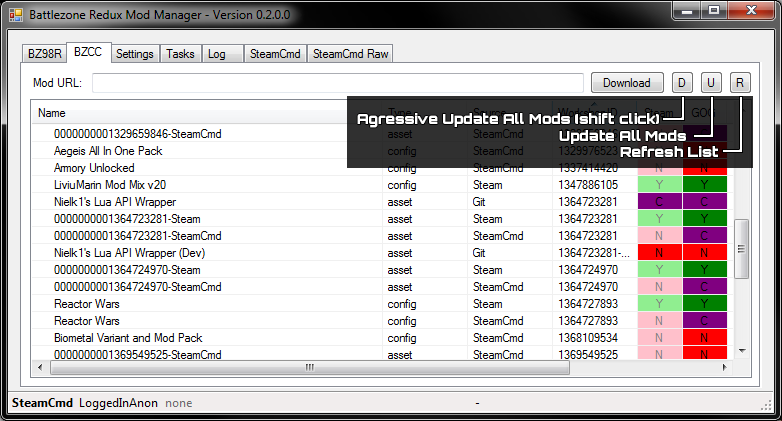
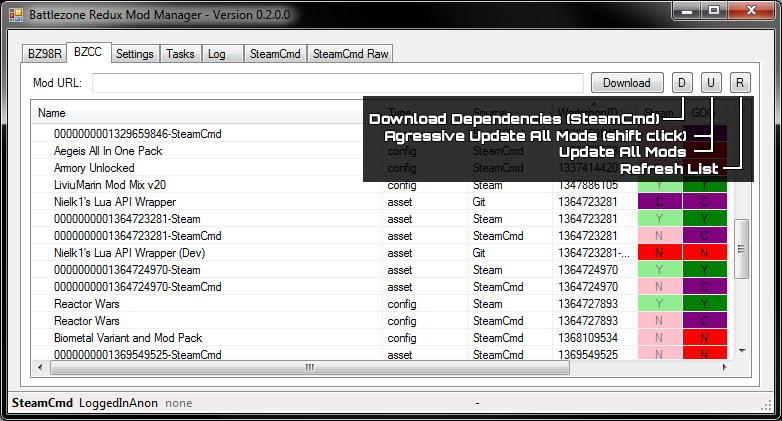
Layers edited between the first and the second 782×421 image:
renamed "Agressive Update All Mods (shift click) Update" to "Download Dependencies (SteamCmd) Agressive Upd", painted on it over (x1=357, y1=113, x2=718, y2=174)
painted on "Shape 1 copy 2" over (x1=693, y1=138, x2=743, y2=170)
painted on "Rectangle 1" over (x1=347, y1=96, x2=754, y2=182)
